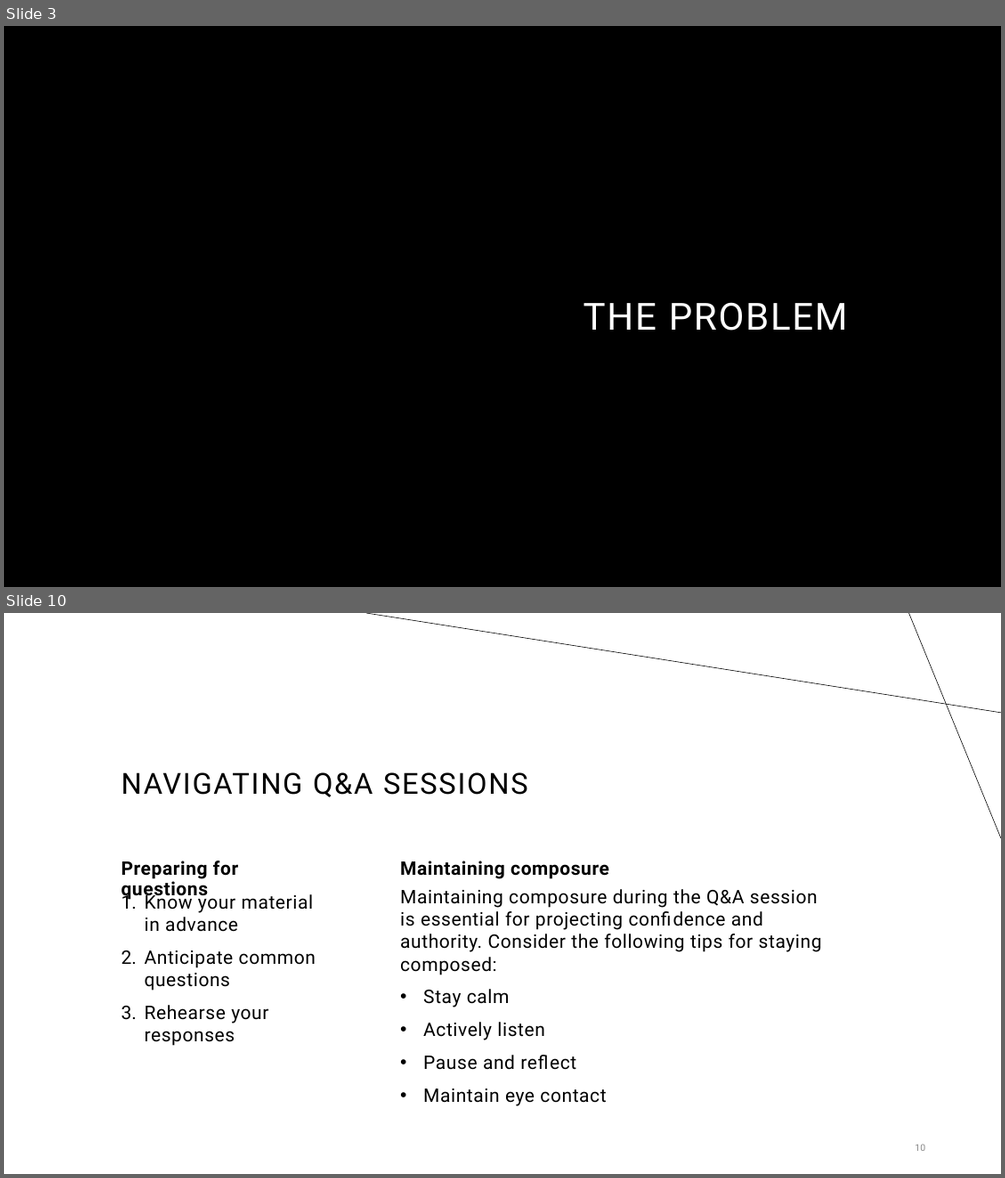
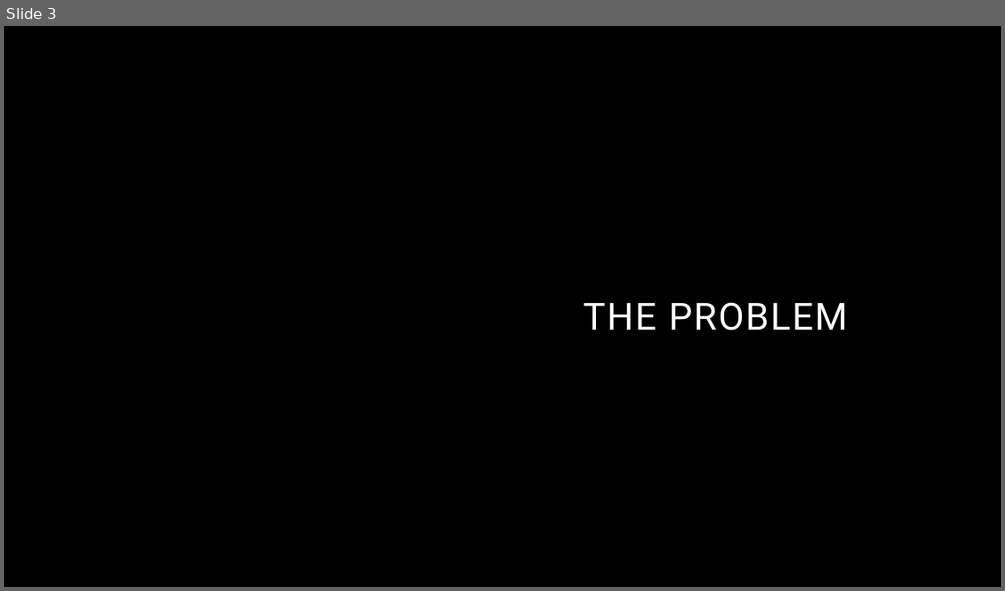
Before and after one commit to rcwaterman/SimpliFInance, a slide deck: SimpliFinance.pptx. Shown one above the other, each under a label of ours: slides 3 and 10 before the commit, slide 3 after it; the slides between them are not shown. The pictures are 1005x1178 and 1005x591 pixels, drawn with LibreOffice and Linux fonts; fonts in the diff are those of the drawing; background and template pictures are left out. Boxes give left, top, right and bottom in pixels: in the first picture for what was removed or moved away, otherwise in the second. Text is boxed around its words. In the diff, an @@ line names an element or a change of style, - is before the commit and + after.

```diff
--- a/SimpliFinance.pptx
+++ b/SimpliFinance.pptx
@@ slide 10 removed at [4,613,1001,1174], background #FFFFFF @@
@@ line removed from (1001, 713) to (366, 613) @@
@@ line removed from (909, 613) to (1001, 838) @@
@@ title removed at [121,772,528,797] @@
-NAVIGATING Q&A SESSIONS
@@ text removed at [121,860,238,900] @@
-Preparing for questions
@@ text removed at [400,860,609,879] @@
-Maintaining composure
@@ text removed at [145,892,316,1046] @@
-1. Know your material in advance
-2. Anticipate common questions
-3. Rehearse your responses
@@ text removed at [400,889,822,1106] @@
-Maintaining composure during the Q&A session is essential for projecting confidence and authority. Consider the following tips for staying composed:
-  • Stay calm
-  • Actively listen
-  • Pause and reflect
-  • Maintain eye contact
@@ page number removed at [914,1143,925,1151] @@
-10
```
Also in this commit, not shown: 8 slides changed, 2 slides added, 5 other slides removed.
